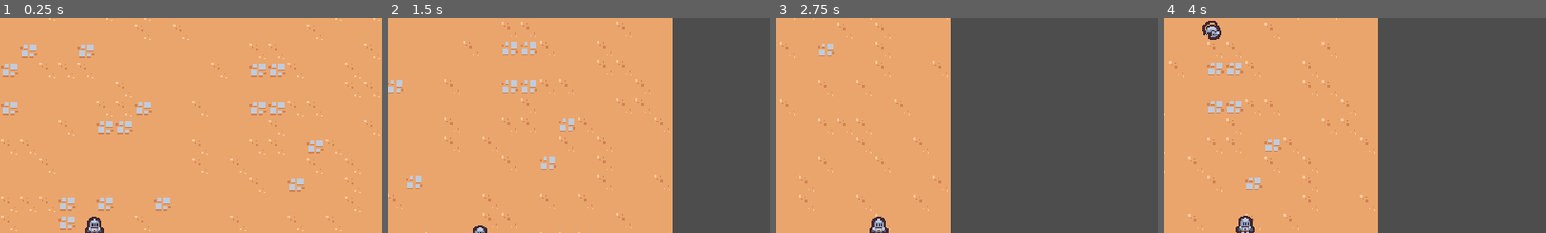
Above: before the commit, frames 1-4 (left to right).
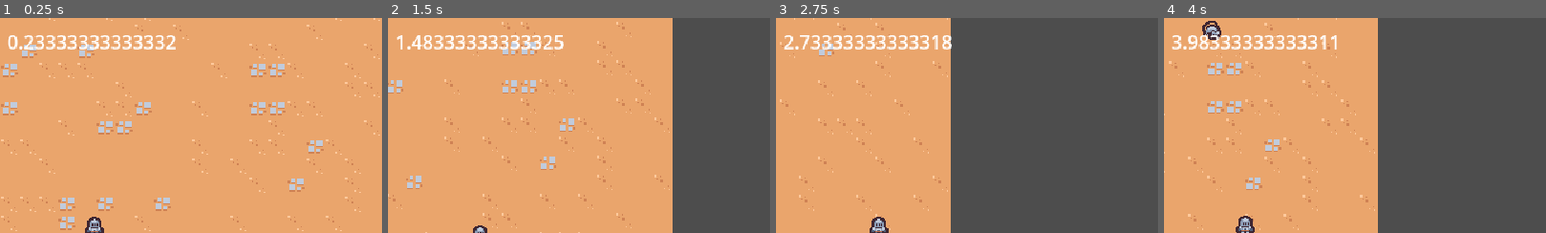
Above: after the commit, the same moments.

Repository: emyasnikov/2d-survivor-course
Game: Godot game, scene res://scenes/main/main.tscn
Same seed, same stepped clock (60 frames per second), same inputs: the game is played once before the commit and once after it.
Inputs:
- Up to frame 1 (0.25 s): no input
- Up to frame 2 (1.5 s): hold D (move_right) 0.53-1.28 s; hold S (move_down) from 1.28 s (still down)
- Up to frame 3 (2.75 s): release S (move_down) at 2.03 s; hold D (move_right) from 2.03 s (still down)
- Up to frame 4 (4 s): release D (move_right) at 2.78 s; hold W (move_up) 2.78-3.53 s; hold A (move_left) from 3.53 s (still down)
The pictures show only the part of the screen within x 38-88%, y 0-50%; the shares and areas given below are measured in that part.

The runs differ from the first frame. In frame 1, 1.5% of the frame differs, in the area x 2-46%, y 8-15%; in frame 2, 1.5%; in frame 3, 1.5%; in frame 4, 1.5%.

Commit message:
Changed main scene.

Diff:
--- a/scenes/main/main.tscn
+++ b/scenes/main/main.tscn
@@ -1,11 +1,18 @@
-[gd_scene load_steps=5 format=3 uid="uid://bmkihci0xqms6"]
+[gd_scene load_steps=7 format=3 uid="uid://bmkihci0xqms6"]
 
+[ext_resource type="PackedScene" uid="uid://cti2b2f6ey08t" path="res://scenes/ui/arena_time_ui/arena_time_ui.tscn" id="1_4c0kn"]
 [ext_resource type="PackedScene" uid="uid://brsf7h5rvgryy" path="res://scenes/managers/enemy_manager/enemy_manager.tscn" id="1_nynn7"]
 [ext_resource type="TileSet" uid="uid://bxmsbr4bypq82" path="res://resources/tileset.tres" id="1_t2c00"]
 [ext_resource type="PackedScene" uid="uid://7a461u84owoo" path="res://scenes/player/player.tscn" id="1_tt8dn"]
 [ext_resource type="PackedScene" uid="uid://bxap55b5g3oh7" path="res://scenes/game_camera/game_camera.tscn" id="1_vp82b"]
+[ext_resource type="PackedScene" uid="uid://cgoih0clefdcb" path="res://scenes/managers/arena_time_manager/arena_time_manager.tscn" id="2_t2j7q"]
 
 [node name="Main" type="Node"]
+
+[node name="ArenaTimeUI" parent="." node_paths=PackedStringArray("arena_time_manager") instance=ExtResource("1_4c0kn")]
+arena_time_manager = NodePath("../ArenaTimeManager")
+
+[node name="ArenaTimeManager" parent="." instance=ExtResource("2_t2j7q")]
 
 [node name="EnemyManager" parent="." instance=ExtResource("1_nynn7")]
 
